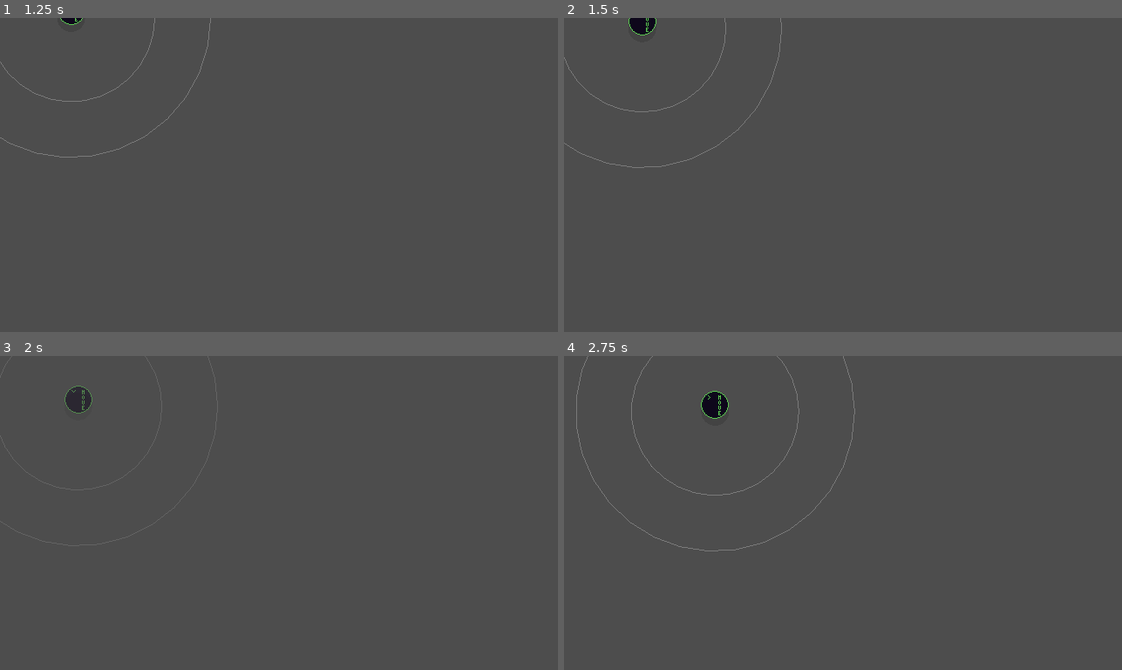
Above: before the commit, frames 1-4 (two rows, left to right).
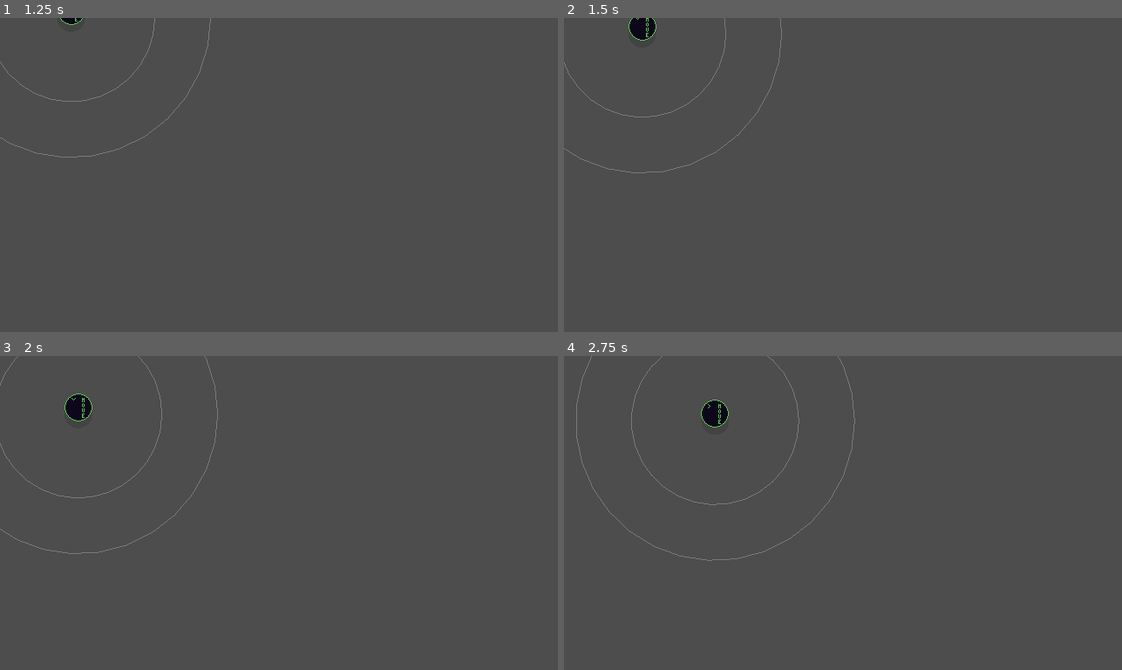
Above: after the commit, the same moments.

Repository: zibetnu/haunting-hijinx
Game: Godot game, scene res://src/player/ghost.tscn
The game is run twice, just before and just after one commit, with the same random seed, the same clock (stepped at 60 frames per second) and the same inputs. This scene is started directly instead of the project's main scene.
Inputs (mouse positions are in pixels of both pictures, inside the frame that each line leads up to):
- Up to frame 1 (1.25 s): tap Enter at 0.5 s; move the mouse to (401, 159) at 0.52 s; press the mouse at (401, 159) at 0.53 s; hold D (move_right) from 0.53 s (still down); right-click (401, 159) at 0.8 s
- Up to frame 2 (1.5 s): move the mouse to (731, 190) at 1.27 s; release D (move_right) at 1.28 s; release the mouse at (731, 190) at 1.28 s; hold S (move_down) from 1.28 s (still down); right-click (731, 190) at 1.35 s
- Up to frame 3 (2 s): keep holding S (move_down); click (167, 528) at 1.55 s
- Up to frame 4 (2.75 s): move the mouse to (898, 443) at 2.02 s; release S (move_down) at 2.03 s; press the mouse at (898, 443) at 2.03 s; hold D (move_right) from 2.03 s (still down); right-click (898, 443) at 2.3 s

Frame 1 is identical in both runs. In frame 2, 0.6% of the frame differs, in the area x 0-40%, y 0-50%; in frame 3, 0.8%; in frame 4, 1.1%, in the area x 2-53%, y 0-66%.

Commit message:
Clear inputs when game is paused

Diff:
--- /dev/null
+++ b/src/controller/clear_on_pause/clear_on_pause.gd
@@ -0,0 +1,26 @@
+extends Controller
+
+
+@export var controller: Controller
+
+
+func _ready() -> void:
+	controller.input_handled.connect(_on_controller_input_handled)
+
+
+func _on_controller_input_handled() -> void:
+	move_vector = controller.move_vector
+	look_vector = controller.look_vector
+	button_1_pressed = controller.button_1_pressed
+	button_2_pressed = controller.button_2_pressed
+	input_handled.emit()
+
+
+func _on_set_pause(value: bool) -> void:
+	if not value:
+		return
+
+	move_vector = Vector2.ZERO
+	look_vector = Vector2.ZERO
+	button_1_pressed = false
+	button_2_pressed = false
--- /dev/null
+++ b/src/controller/clear_on_pause/clear_on_pause.tscn
@@ -0,0 +1,6 @@
+[gd_scene load_steps=2 format=3 uid="uid://gvf2peg6yuns"]
+
+[ext_resource type="Script" path="res://src/controller/clear_on_pause/clear_on_pause.gd" id="1_lebtb"]
+
+[node name="ClearOnPause" type="Node2D" groups=["pause_sync"]]
+script = ExtResource("1_lebtb")
--- a/src/player/player.tscn
+++ b/src/player/player.tscn
@@ -1,8 +1,9 @@
-[gd_scene load_steps=16 format=3 uid="uid://bavgk282m5ngb"]
+[gd_scene load_steps=17 format=3 uid="uid://bavgk282m5ngb"]
 
 [ext_resource type="Script" path="res://src/player/player.gd" id="1_6v2a1"]
 [ext_resource type="PackedScene" uid="uid://dc4575e1liaov" path="res://src/player/peer_name_label/peer_name_label.tscn" id="2_0jtls"]
 [ext_resource type="PackedScene" uid="uid://cu76mf12xkeww" path="res://src/player/state_machine/state_machine.tscn" id="2_l2pty"]
+[ext_resource type="PackedScene" uid="uid://gvf2peg6yuns" path="res://src/controller/clear_on_pause/clear_on_pause.tscn" id="3_26pv3"]
 [ext_resource type="PackedScene" uid="uid://dwdii6bjahb54" path="res://src/player/modifier_manager/modifier_manager.tscn" id="4_s5jpx"]
 [ext_resource type="PackedScene" uid="uid://bs6cq3kw7xr4r" path="res://src/player/state_machine/state/dead/dead.tscn" id="5_3okmj"]
 [ext_resource type="PackedScene" uid="uid://begje6fek7jf4" path="res://src/player/state_machine/state/idle/idle.tscn" id="6_1tjkj"]
@@ -60,18 +61,21 @@
 [node name="Controllers" type="Node2D" parent="."]
 
 [node name="Synced" parent="Controllers" node_paths=PackedStringArray("local_controller") instance=ExtResource("9_f6unb")]
-local_controller = NodePath("AntiButtonSpam")
+local_controller = NodePath("ClearOnPause")
 
-[node name="AntiButtonSpam" parent="Controllers/Synced" node_paths=PackedStringArray("controller") instance=ExtResource("10_c0syx")]
+[node name="ClearOnPause" parent="Controllers/Synced" node_paths=PackedStringArray("controller") instance=ExtResource("3_26pv3")]
+controller = NodePath("AntiButtonSpam")
+
+[node name="AntiButtonSpam" parent="Controllers/Synced/ClearOnPause" node_paths=PackedStringArray("controller") instance=ExtResource("10_c0syx")]
 controller = NodePath("Composite")
 
-[node name="Composite" parent="Controllers/Synced/AntiButtonSpam" node_paths=PackedStringArray("controller_1", "controller_2") instance=ExtResource("11_f5gsk")]
+[node name="Composite" parent="Controllers/Synced/ClearOnPause/AntiButtonSpam" node_paths=PackedStringArray("controller_1", "controller_2") instance=ExtResource("11_f5gsk")]
 controller_1 = NodePath("JoypadController")
 controller_2 = NodePath("KeyboardAndMouse")
 
-[node name="JoypadController" parent="Controllers/Synced/AntiButtonSpam/Composite" instance=ExtResource("12_7w4qs")]
+[node name="JoypadController" parent="Controllers/Synced/ClearOnPause/AntiButtonSpam/Composite" instance=ExtResource("12_7w4qs")]
 
-[node name="KeyboardAndMouse" parent="Controllers/Synced/AntiButtonSpam/Composite" instance=ExtResource("13_prrkg")]
+[node name="KeyboardAndMouse" parent="Controllers/Synced/ClearOnPause/AntiButtonSpam/Composite" instance=ExtResource("13_prrkg")]
 
 [node name="MultiplayerSynchronizer" type="MultiplayerSynchronizer" parent="."]
 replication_interval = 1.0
